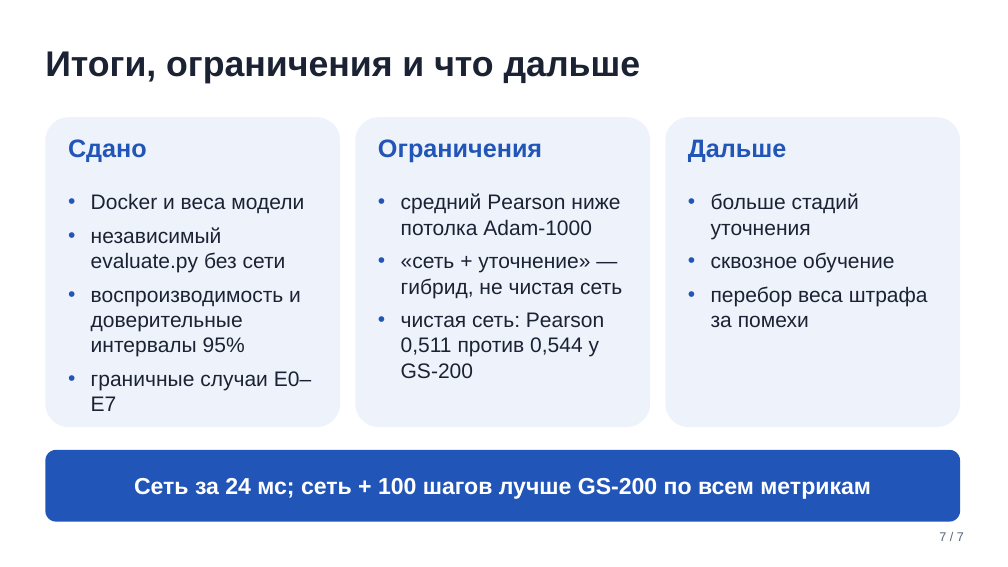
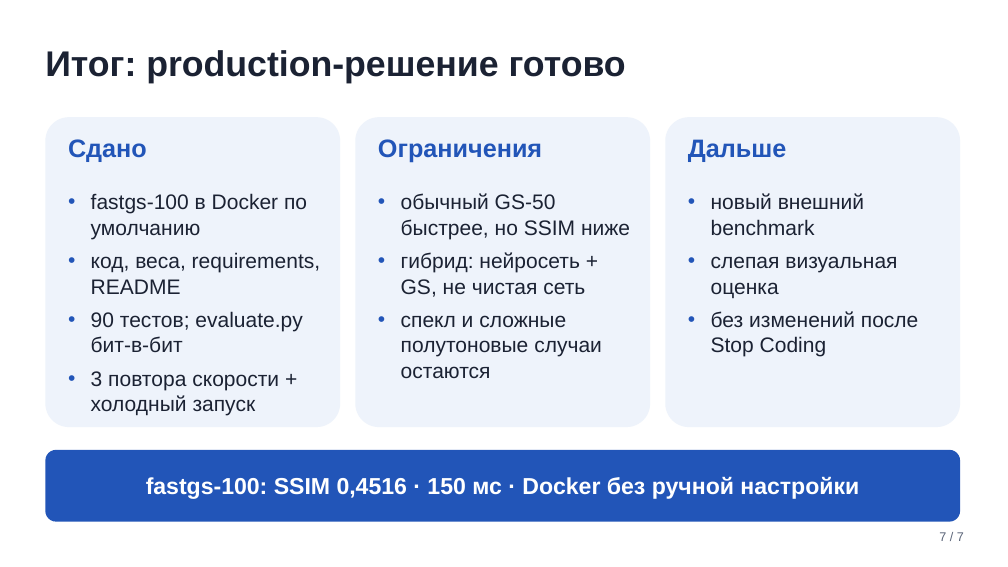
Before and after one commit to Danila331/fotonika-mifi, a slide deck: slide 7 of presentation/presentation.pptx. Drawn at 1008x567 pixels with LibreOffice and Linux fonts; fonts in the diff are those of the drawing. Boxes give left, top, right and bottom in pixels: in the first picture for what was removed or moved away, otherwise in the second. Text is boxed around its words. In the diff, an @@ line names an element or a change of style, - is before the commit and + after.

Commit message:
feat: add optimized fastgs synthesis and defense

```diff
--- a/presentation/presentation.pptx
+++ b/presentation/presentation.pptx
@@ text at box(45, 50, 626, 83): text changed @@
-Итоги, ограничения и что дальше
+Итог: production-решение готово
@@ text at box(91, 193, 320, 416): text changed @@
-• Docker и веса модели
-• независимый evaluate.py без сети
-• воспроизводимость и доверительные интервалы 95%
-• граничные случаи E0–E7
+• fastgs-100 в Docker по умолчанию
+• код, веса, requirements, README
+• 90 тестов; evaluate.py бит-в-бит
+• 3 повтора скорости + холодный запуск
@@ text at box(401, 193, 630, 378): text changed @@
-• средний Pearson ниже потолка Adam-1000
-• «сеть + уточнение» — гибрид, не чистая сеть
-• чистая сеть: Pearson 0,511 против 0,544 у GS-200
+• обычный GS-50 быстрее, но SSIM ниже
+• гибрид: нейросеть + GS, не чистая сеть
+• спекл и сложные полутоновые случаи остаются
@@ text at box(711, 193, 919, 357): text changed @@
-• больше стадий уточнения
-• сквозное обучение
-• перебор веса штрафа за помехи
+• новый внешний benchmark
+• слепая визуальная оценка
+• без изменений после Stop Coding
@@ text at box(146, 476, 859, 499): text changed @@
-Сеть за 24 мс; сеть + 100 шагов лучше GS-200 по всем метрикам
+fastgs-100: SSIM 0,4516 · 150 мс · Docker без ручной настройки
```
Also in this commit, not shown: 5 other slides changed, 1 slide added, 1 slide removed, 52 other files.
